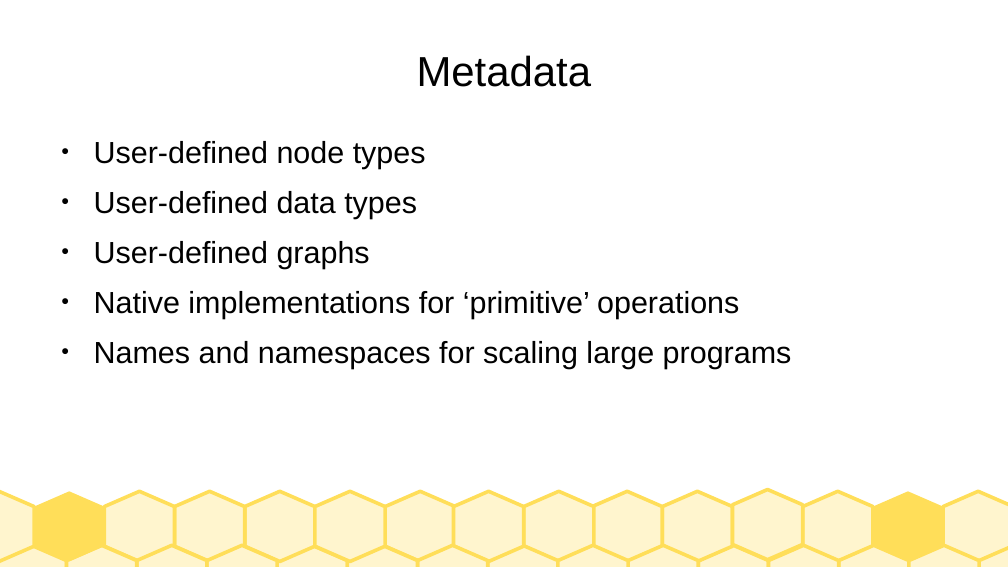
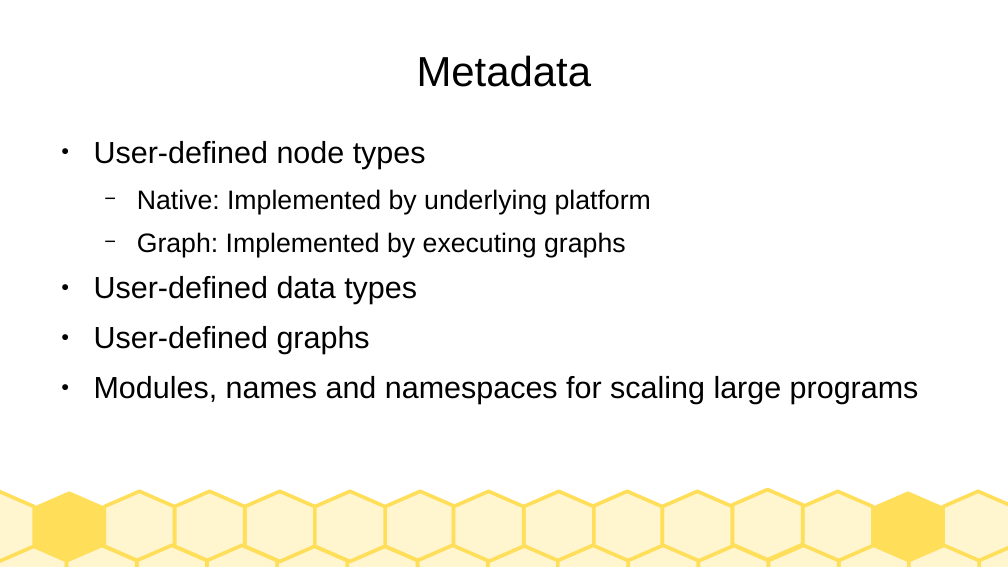
Before and after one commit to jarney/node--js, a slide deck: slide 24 of doc/NodesAJourney.odp (slide 23 before the commit). Drawn at 1008x567 pixels with LibreOffice and Linux fonts; fonts in the diff are those of the drawing. Boxes give left, top, right and bottom in pixels: in the first picture for what was removed or moved away, otherwise in the second. Text is boxed around its words. In the diff, an @@ line names an element or a change of style, - is before the commit and + after.

```diff
--- a/doc/NodesAJourney.odp
+++ b/doc/NodesAJourney.odp
@@ text at bbox=[137, 189, 651, 257]: paragraphs added @@
+  − Native: Implemented by underlying platform
+  − Graph: Implemented by executing graphs
@@ text at bbox=[94, 376, 919, 404]: text changed @@
-● Native implementations for ‘primitive’ operations
-● Names and namespaces for scaling large programs
+● Modules, names and namespaces for scaling large programs
```
Also in this commit, not shown: 3 slides added, 1 slide removed.
